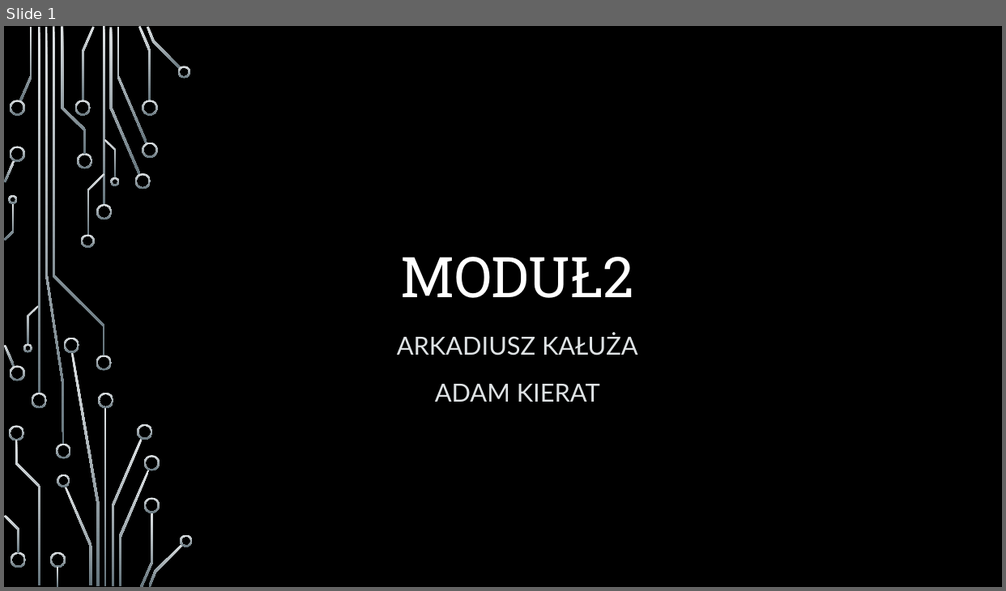
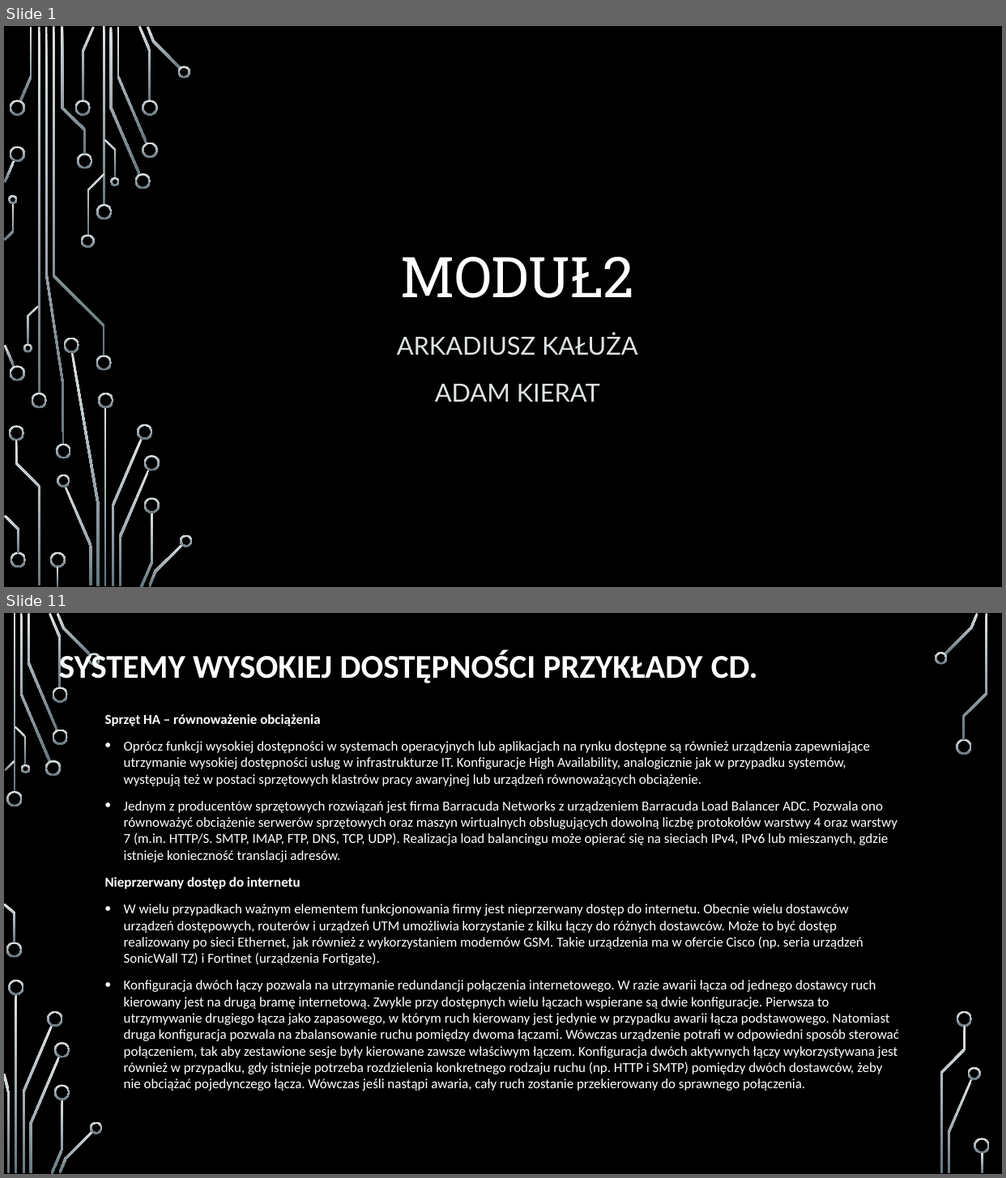
Before and after one commit to arcziko9/ZarzadzanieSystemamiInformatycznymiPOLSL, a slide deck: Projekt2/Adam_Kierat_Arkadiusz_Kałuża_Modul2_prezentacja.pptx. Shown one above the other, each under a label of ours: slide 1 before the commit, slides 1 and 11 after it; the slides between them are not shown. The pictures are 1006x591 and 1006x1178 pixels, drawn with LibreOffice and Linux fonts; fonts in the diff are those of the drawing; background and template pictures are left out. Boxes give left, top, right and bottom in pixels: in the first picture for what was removed or moved away, otherwise in the second. Text is boxed around its words. In the diff, an @@ line names an element or a change of style, - is before the commit and + after.

```diff
--- a/Projekt2/Adam_Kierat_Arkadiusz_Kałuża_Modul2_prezentacja.pptx
+++ b/Projekt2/Adam_Kierat_Arkadiusz_Kałuża_Modul2_prezentacja.pptx
@@ slide 11 added at [4,613,1002,1174], background picture (left out) @@
@@ title added at [59,651,758,687], 32 pt, text #FFFFFF, bold @@
+SYSTEMY WYSOKIEJ DOSTĘPNOŚCI PRZYKŁADY CD.
@@ text added at [105,714,899,1091], 13.2 pt, text #FFFFFF @@
+Sprzęt HA – równoważenie obciążenia
+• Oprócz funkcji wysokiej dostępności w systemach operacyjnych lub aplikacjach na rynku dostępne są również urządzenia zapewniające utrzymanie wysokiej dostępności usług w infrastrukturze IT. Konfiguracje High Availability, analogicznie jak w przypadku systemów, występują też w postaci sprzętowych klastrów pracy awaryjnej lub urządzeń równoważących obciążenie.
+• Jednym z producentów sprzętowych rozwiązań jest firma Barracuda Networks z urządzeniem Barracuda Load Balancer ADC. Pozwala ono równoważyć obciążenie serwerów sprzętowych oraz maszyn wirtualnych obsługujących dowolną liczbę protokołów warstwy 4 oraz warstwy 7 (m.in. HTTP/S. SMTP, IMAP, FTP, DNS, TCP, UDP). Realizacja load balancingu może opierać się na sieciach IPv4, IPv6 lub mieszanych, gdzie istnieje konieczność translacji adresów.
+Nieprzerwany dostęp do internetu
+• W wielu przypadkach ważnym elementem funkcjonowania firmy jest nieprzerwany dostęp do internetu. Obecnie wielu dostawców urządzeń dostępowych, routerów i urządzeń UTM umożliwia korzystanie z kilku łączy do różnych dostawców. Może to być dostęp realizowany po sieci Ethernet, jak również z wykorzystaniem modemów GSM. Takie urządzenia ma w ofercie Cisco (np. seria urządzeń SonicWall TZ) i Fortinet (urządzenia Fortigate).
+• Konfiguracja dwóch łączy pozwala na utrzymanie redundancji połączenia internetowego. W razie awarii łącza od jednego dostawcy ruch kierowany jest na drugą bramę internetową. Zwykle przy dostępnych wielu łączach wspierane są dwie konfiguracje. Pierwsza to utrzymywanie drugiego łącza jako zapasowego, w którym ruch kierowany jest jedynie w przypadku awarii łącza podstawowego. Natomiast druga konfiguracja pozwala na zbalansowanie ruchu pomiędzy dwoma łączami. Wówczas urządzenie potrafi w odpowiedni sposób sterować połączeniem, tak aby zestawione sesje były kierowane zawsze właściwym łączem. Konfiguracja dwóch aktywnych łączy wykorzystywana jest również w przypadku, gdy istnieje potrzeba rozdzielenia konkretnego rodzaju ruchu (np. HTTP i SMTP) pomiędzy dwóch dostawców, żeby nie obciążać pojedynczego łącza. Wówczas jeśli nastąpi awaria, cały ruch zostanie przekierowany do sprawnego połączenia.
@@ group added at [4,613,990,1174]: 33 freeform shapes, 3 rectangles @@
```
Also in this commit, not shown: 1 slide changed, 13 other slides added, 4 other files.
